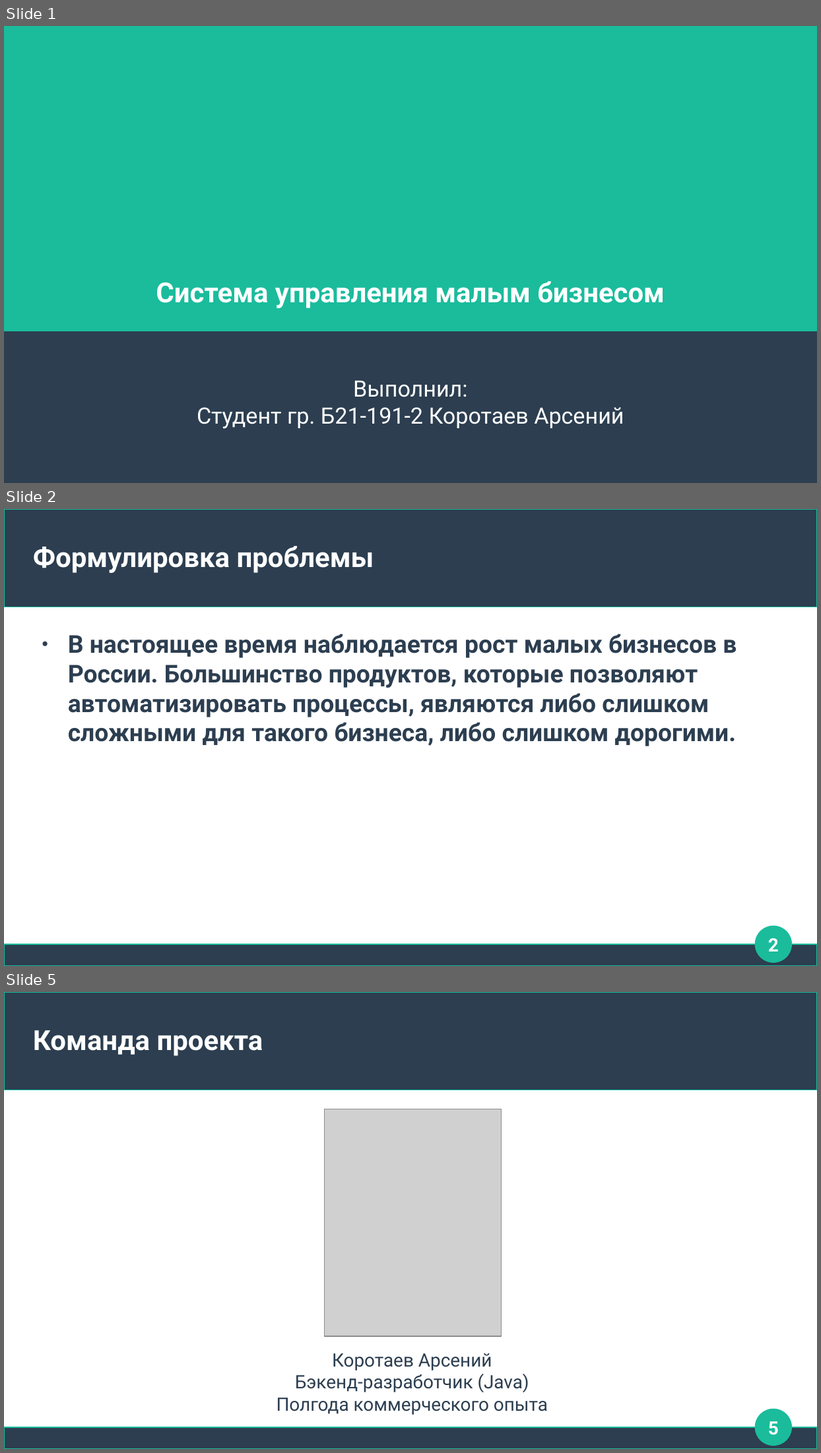
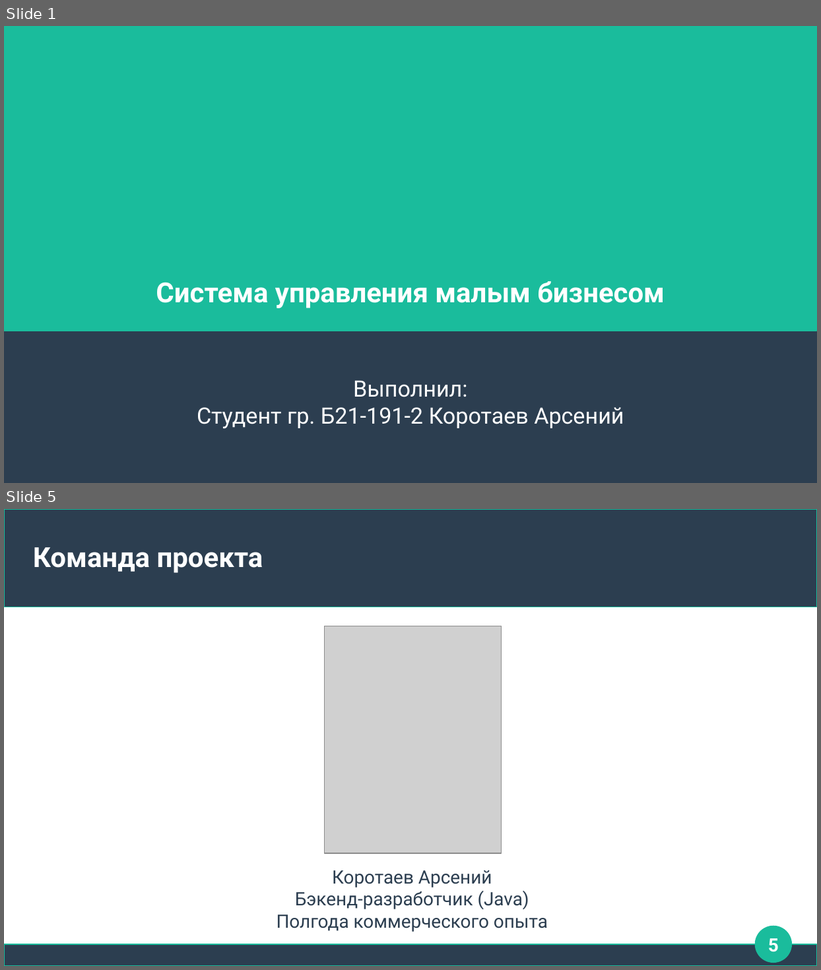
Before and after one commit to itam8/istu-lab-kppo-2024-2025, a slide deck: КоротаевАП_ЛБ1/пикпо презентация.pptx. Shown one above the other, each under a label of ours: slides 1, 2 and 5 before the commit, slides 1 and 5 after it; the slides between them are not shown. The pictures are 821x1453 and 821x970 pixels, drawn with LibreOffice and Linux fonts; fonts in the diff are those of the drawing; grey boxes stand for pictures. Boxes give left, top, right and bottom in pixels: in the first picture for what was removed or moved away, otherwise in the second. Text is boxed around its words. In the diff, an @@ line names an element or a change of style, - is before the commit and + after.

```diff
--- a/КоротаевАП_ЛБ1/пикпо презентация.pptx
+++ b/КоротаевАП_ЛБ1/пикпо презентация.pptx
@@ slide 2 removed at <box>4,509,817,966</box>, background #FFFFFF; not listed: 3 template elements that a slide beside it also shows @@
@@ title removed at <box>33,546,374,573</box> @@
-Формулировка проблемы
@@ text removed at <box>68,634,737,747</box> @@
-● В настоящее время наблюдается рост малых бизнесов в России. Большинство продуктов, которые позволяют автоматизировать процессы, являются либо слишком сложными для такого бизнеса, либо слишком дорогими.
@@ page number removed at <box>768,939,779,952</box> @@
-2
```
Also in this commit, not shown: 2 slides changed, 1 slide added, 1 other file.
